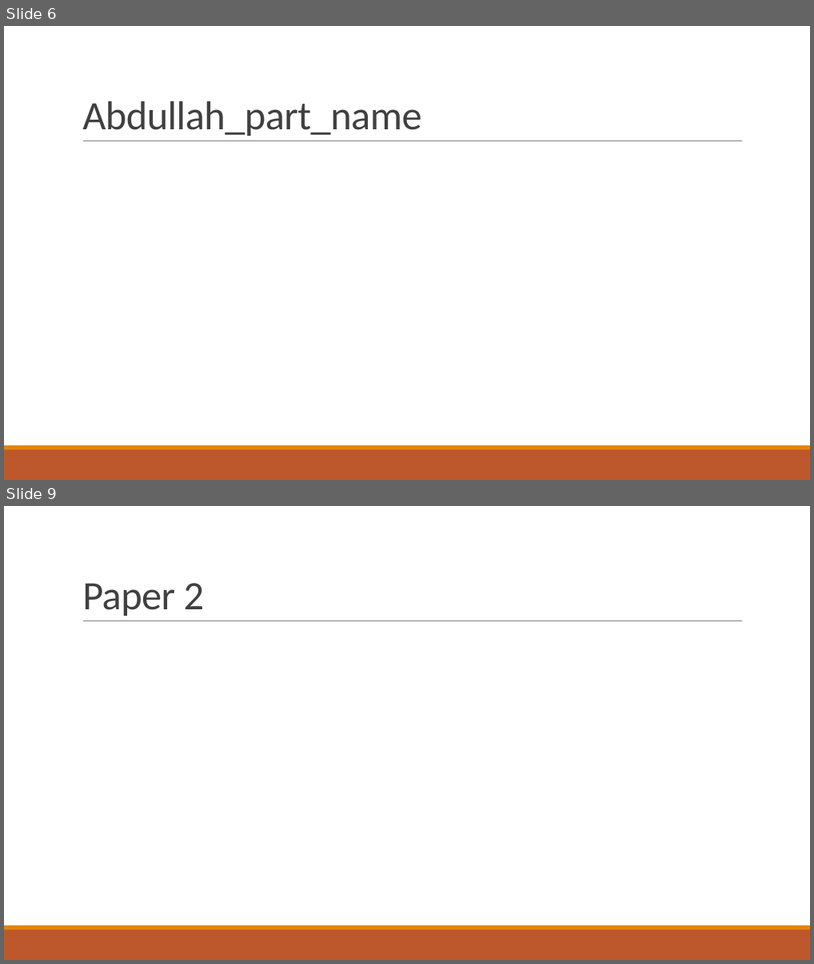
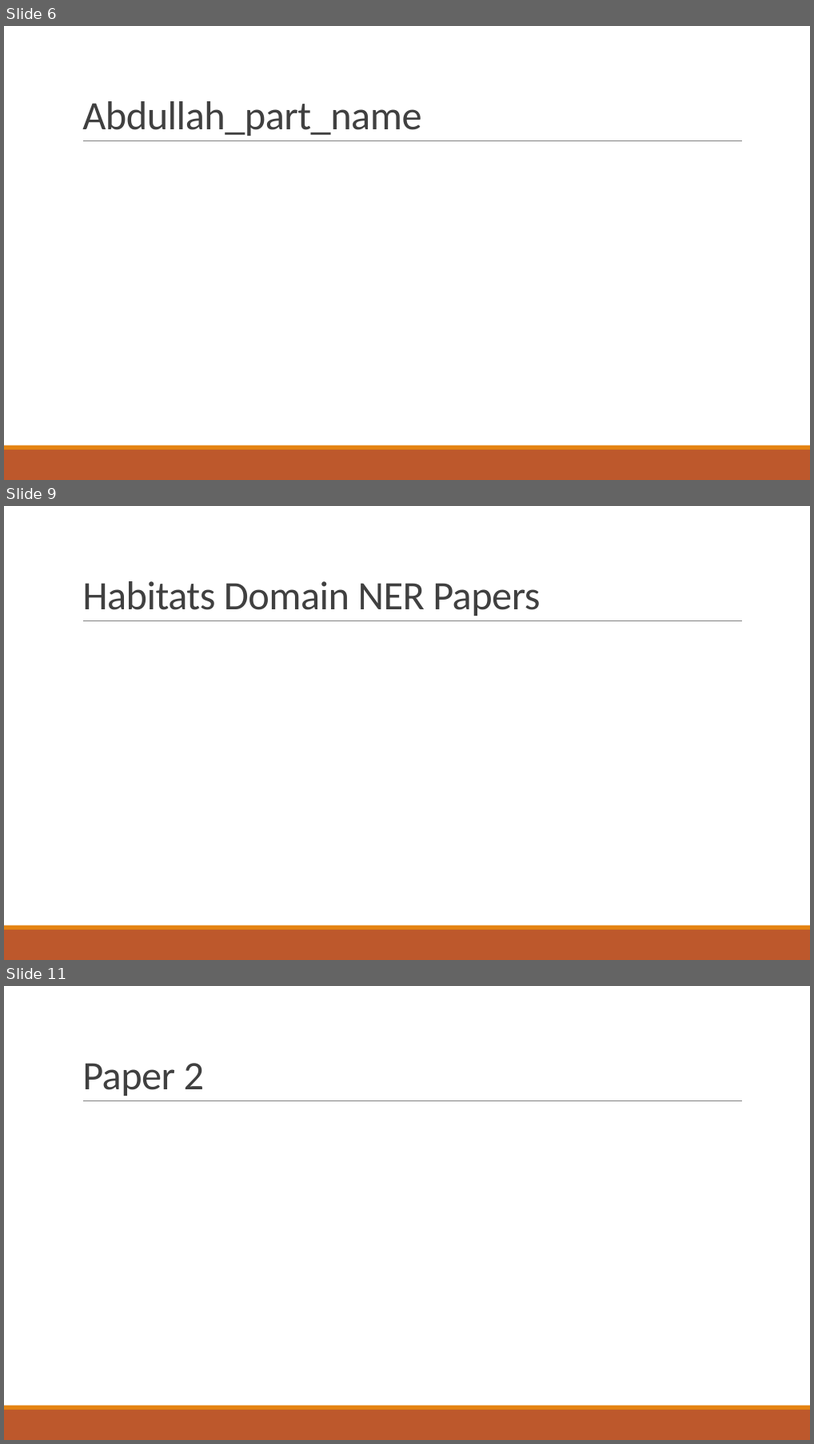
Before and after one commit to abdullahyldz/Cmpe493TermProject, a slide deck: Slides/Can Deveci.pptx. Shown one above the other, each under a label of ours: slides 6 and 9 before the commit, slides 6, 9 and 11 after it; the slides between them are not shown. The pictures are 814x964 and 814x1444 pixels, drawn with LibreOffice and Linux fonts; fonts in the diff are those of the drawing. Boxes give left, top, right and bottom in pixels: in the first picture for what was removed or moved away, otherwise in the second. Text is boxed around its words. In the diff, an @@ line names an element or a change of style, - is before the commit and + after.

Commit message:
Added references for Habitats domain.

```diff
--- a/Slides/Can Deveci.pptx
+++ b/Slides/Can Deveci.pptx
@@ slide 9 added at bbox=[4, 506, 810, 960], background #FFFFFF; not listed: 3 template elements that a slide beside it also shows @@
@@ title added at bbox=[82, 581, 540, 616], 48 pt, text #404040 @@
+Habitats Domain NER Papers
@@ what was slide 9 is now slide 11 @@
```
Also in this commit, not shown: 1 slide changed, 2 other slides added, 1 slide removed, 14 other files.
